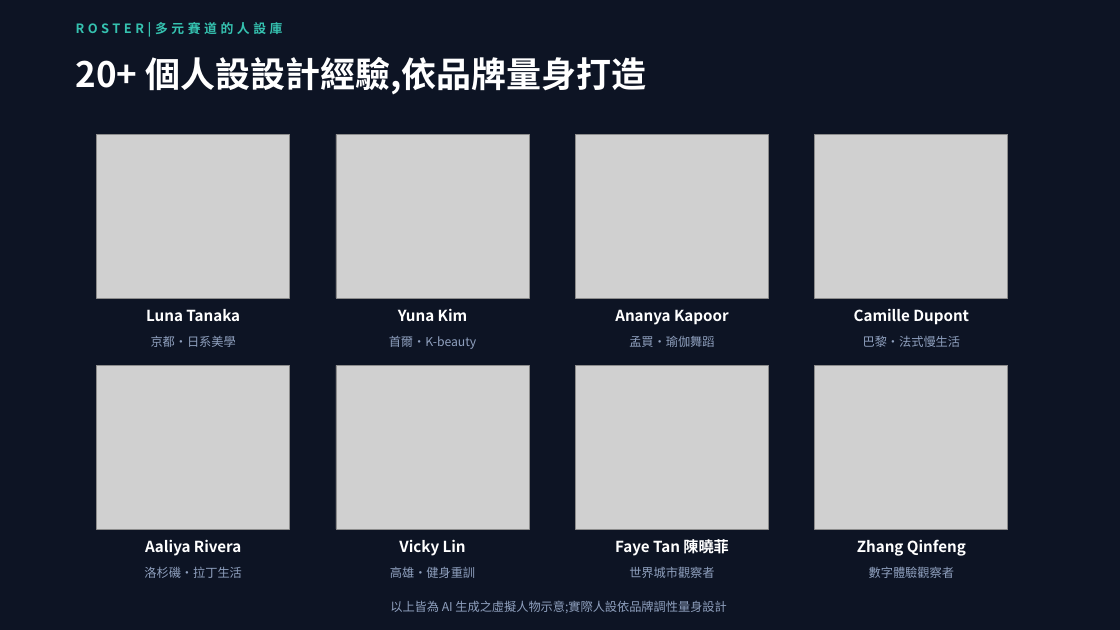
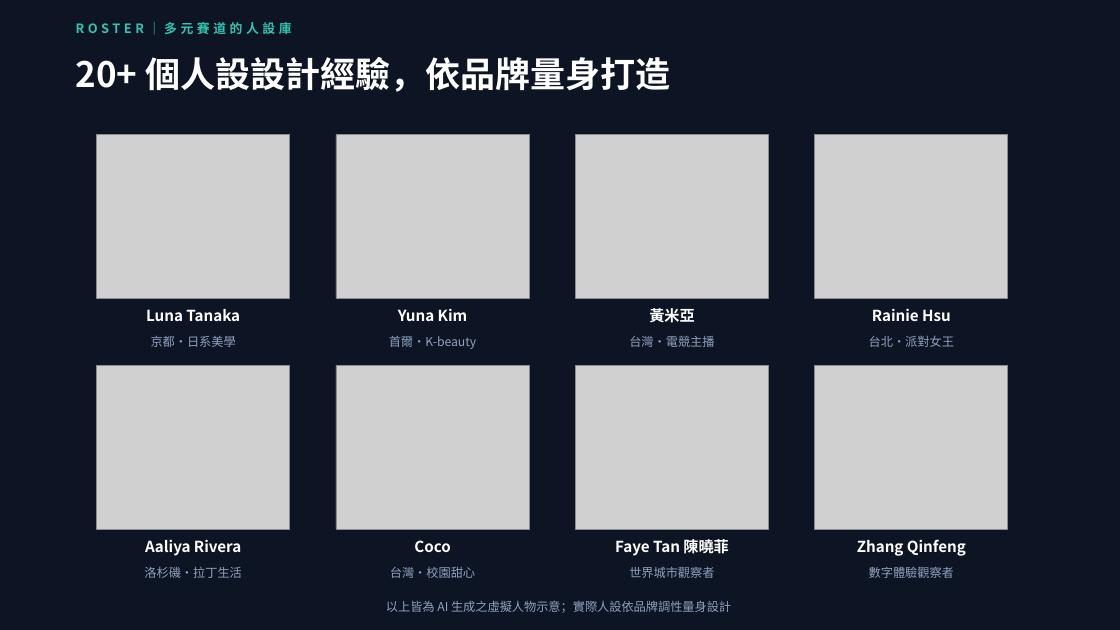
Before and after one commit to pennyhuang-oss/Virtual_KOL_Studio, a slide deck: slide 9 of business/數位人KOL-對外提案簡報.pptx (slide 10 before the commit). Drawn at 1120x630 pixels with LibreOffice and Linux fonts; fonts in the diff are those of the drawing; grey boxes stand for pictures. Boxes give left, top, right and bottom in pixels: in the first picture for what was removed or moved away, otherwise in the second. Text is boxed around its words. In the diff, an @@ line names an element or a change of style, - is before the commit and + after.

```diff
--- a/business/數位人KOL-對外提案簡報.pptx
+++ b/business/數位人KOL-對外提案簡報.pptx
@@ text at (76, 22, 292, 35): text changed @@
-ROSTER|多元賽道的人設庫
+ROSTER｜多元賽道的人設庫
@@ text at (76, 57, 670, 92): text changed @@
-20+ 個人設設計經驗,依品牌量身打造
+20+ 個人設設計經驗，依品牌量身打造
@@ text at (649, 308, 694, 323): text changed @@
-Ananya Kapoor
+黃米亞
@@ text at (872, 308, 951, 321): text changed @@
-Camille Dupont
+Rainie Hsu
@@ text at (629, 336, 714, 347): text changed @@
-孟買・瑜伽舞蹈
+台灣・電競主播
@@ text at (869, 336, 954, 347): text changed @@
-巴黎・法式慢生活
+台北・派對女王
@@ text at (390, 567, 475, 578): text changed @@
-高雄・健身重訓
+台灣・校園甜心
@@ text at (414, 540, 450, 552): text changed @@
-Vicky Lin
+Coco
@@ text at (386, 601, 731, 613): text changed @@
-以上皆為 AI 生成之虛擬人物示意;實際人設依品牌調性量身設計
+以上皆為 AI 生成之虛擬人物示意；實際人設依品牌調性量身設計
```
Also in this commit, not shown: 10 other slides changed, 5 slides added, 5 slides removed, 2 other files.
